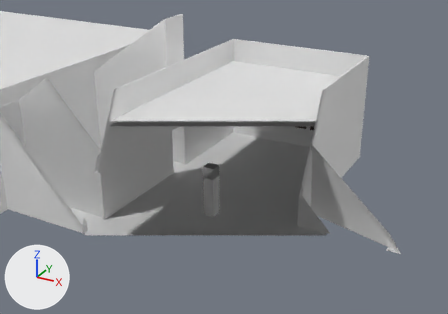
Renders of the Blender file blender/Room5555.blend from each side of a commit.
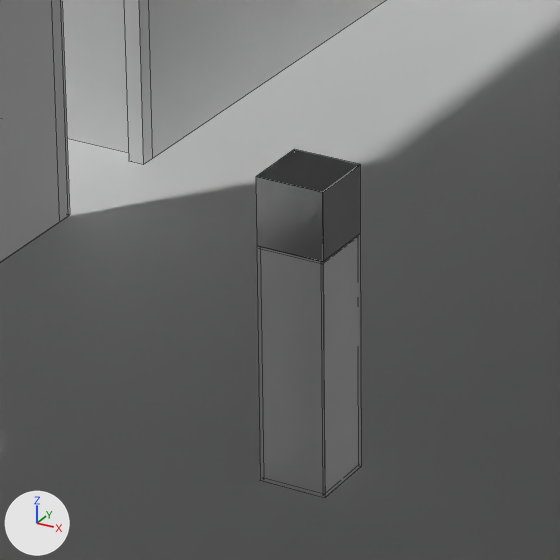
Each version appears first from a camera (50 mm lens) standing at (0.77, -13.84, 16.91) and looking at (-14.39, 13.72, 3.13), and next in a close-up on the part from 36% to 56% of the width and 44% to 72% of the height. Arrows for +X, +Y and +Z are at lower left; the lights stay in place. The older version's two pictures come first. The close-ups show mesh edges as thin lines. Everything nearer to the camera than a plane just in front of the edit is cut away.

The scene before the commit, as lines of its bpy script (objects in view):
```python
me_cube_002 = bpy.data.meshes.new('Cube.002')
me_cube_002.from_pydata(...)  # 24 vertices, 26 faces; spans x -1.0..1.0, y -1.0..1.0, z -1.0..1.0
me_cube_002.materials.append(mat_material_014)  # grey #979797
me_cube_004 = bpy.data.meshes.new('Cube.004')
me_cube_004.from_pydata(...)  # 24 vertices, 26 faces; spans x -0.32..0.32, y -1.31..0.96, z -0.32..0.32
me_cube_004.materials.append(mat_glass)  # white #e7e7e7
me_mesh_017 = bpy.data.meshes.new('Mesh.017')
me_mesh_017.from_pydata(...)  # 188 vertices, 114 faces; spans x -69.3..-9.6, y -11.8..11.6, z -1.2..9.8
# faces by material slot: [111, 2, 1]
me_mesh_017.materials.append(mat_material_003)  # white #e7e7e7
me_mesh_017.materials.append(mat_floor)  # white #e7e7e7
me_mesh_017.materials.append(mat_portalface)  # white #e7e7e7
ob_cube = bpy.data.objects.new('Cube', me_cube_002)
ob_cube.location = (-14.655, 12.742, 2.601)
ob_cube.rotation_euler = (1.571, 0.0, 0.0)  # degrees (90, 0, 0)
ob_cube.scale = (0.324, 0.324, 0.324)
ob_plinth = bpy.data.objects.new('Plinth', me_cube_004)
ob_plinth.location = (-14.655, 12.742, 1.317)
ob_plinth.rotation_euler = (1.571, 0.0, 0.0)  # degrees (90, 0, 0)
_m = ob_plinth.modifiers.new('Solidify', 'SOLIDIFY')
_m.thickness = 0.032
ob_room = bpy.data.objects.new('Room', me_mesh_017)
ob_room.location = (6.316, 12.742, 0.0)
_m = ob_room.modifiers.new('Shell', 'SOLIDIFY')
_m.thickness = 0.1
_m.use_even_offset = True
# also in view: 'Vid' at (-19.43, 12.74, 2.59)
```
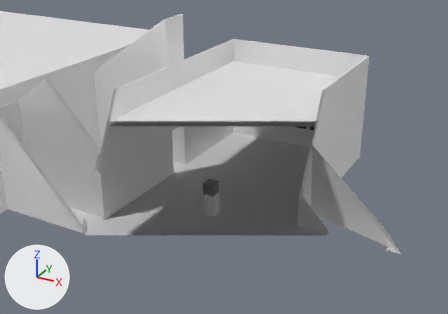
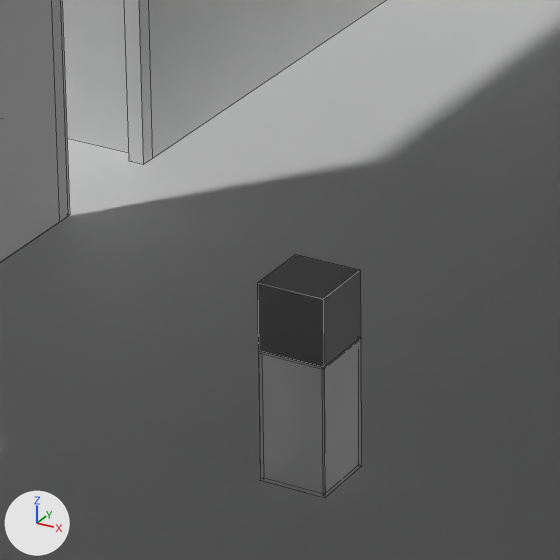
Changed parts and their boxes (x1, y1, x2, y2) in the close-ups (560 x 560 px):
```json
{"object": "Plinth", "change": "moved, rescaled", "before": [257, 234, 361, 498], "after": [258, 338, 361, 498], "on screen": "39% shorter"}
{"object": "Cube", "change": "moved", "before": [256, 149, 360, 262], "after": [257, 255, 361, 367]}
```

The change, as JSON lines over the scene's bpy script:
```json
{"block": "me_cube_004", "where": "# used by ob_plinth; location = (-14.655, 12.742, 1.317); rotation_euler = (1.571, 0.0, 0.0), in degrees (90, 0, 0)"}
{"op": "remove", "block": "me_cube_004", "code": "me_cube_004.from_pydata(...)  # 24 vertices, 26 faces; spans x -0.32..0.32, y -1.31..0.96, z -0.32..0.32"}
{"op": "add", "block": "me_cube_004", "code": "me_cube_004.from_pydata(...)  # 24 vertices, 26 faces; spans x -0.32..0.32, y -1.31..-0.04, z -0.32..0.32"}
{"block": "me_cube_004", "change": "me_cube_004 part 1: the whole mesh is scaled about its middle by (1, 0.559, 1), then moved by (0.0, -0.5, 0.0)"}
{"op": "set", "path": "ob_cube.location", "old": "(-14.655, 12.742, 2.601)", "new": "(-14.655, 12.742, 1.6)"}
```
